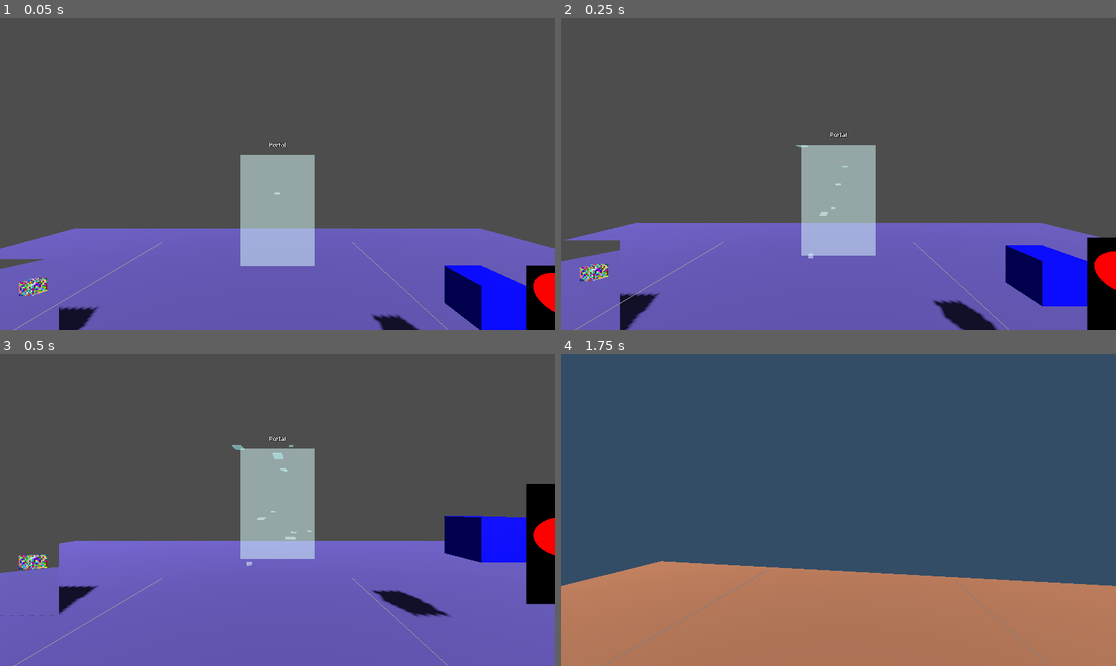
Above: before the commit, frames 1-4 (two rows, left to right).
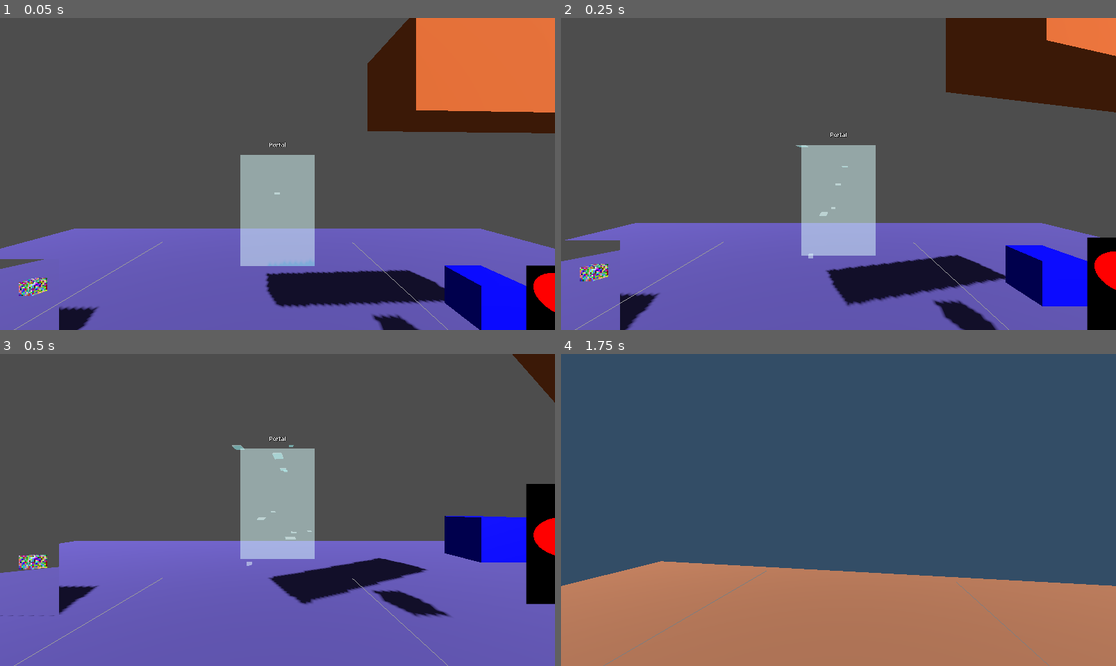
Above: after the commit, the same moments.

Repository: jvastola/GodotPhysicsRig
Game: Godot game, scene res://MainScene.tscn
The game is run twice, just before and just after one commit, with the same random seed, the same clock (stepped at 60 frames per second) and the same inputs.
Inputs (mouse positions are in pixels of both pictures, inside the frame that each line leads up to):
- Up to frame 1 (0.05 s): no input
- Up to frame 2 (0.25 s): no input
- Up to frame 3 (0.5 s): no input
- Up to frame 4 (1.75 s): move the mouse to (866, 510) at 0.52 s; hold Shift (sprint) 0.53-1.28 s; hold W (move_forward) from 0.53 s (still down); click (866, 510) at 0.67 s; tap Space (jump) at 0.77, 1.52 s; move the mouse to (810, 510) at 1.27 s; tap Shift (sprint) at 1.35 s

The runs differ from the first frame. In frame 1, 15% of the frame differs, in the area x 47-100%, y 0-93%; in frame 2, 11%; in frame 3, 2.6%; in frame 4, nothing differs.

Commit message:
Add RotatingObject scene and script for dynamic interaction in the game

Diff:
--- a/MainScene.tscn
+++ b/MainScene.tscn
@@ -8,6 +8,7 @@
 [ext_resource type="Shader" uid="uid://chjyjc8300le1" path="res://red_sphere_layered.gdshader" id="6_red_shader"]
 [ext_resource type="PackedScene" path="res://grabbables/GrappleHook.tscn" id="7_grapple"]
 [ext_resource type="Script" uid="uid://cwl3p0dbrbmgl" path="res://viewport_mirror.gd" id="8_viewport_mirror"]
+[ext_resource type="PackedScene" uid="uid://bhun80s4vlhet" path="res://RotatingObject.tscn" id="9_rotating"]
 
 [sub_resource type="Environment" id="Environment_main"]
 
@@ -107,3 +108,6 @@
 
 [node name="GrappleHook" parent="." instance=ExtResource("7_grapple")]
 transform = Transform3D(1, 0, 0, 0, 1, 0, 0, 0, 1, 0, 0.406114, -0.259245)
+
+[node name="RotatingObject" parent="." instance=ExtResource("9_rotating")]
+transform = Transform3D(5.28053, 0, 0, 0, 1, 0, 0, 0, 1, 3, 3.34535, -2)
--- /dev/null
+++ b/RotatingObject.tscn
@@ -0,0 +1,22 @@
+[gd_scene load_steps=5 format=3 uid="uid://bhun80s4vlhet"]
+
+[ext_resource type="Script" uid="uid://rb0usqj5fuiq" path="res://rotating_object.gd" id="1_rot_script"]
+
+[sub_resource type="BoxShape3D" id="BoxShape_rot"]
+size = Vector3(0.75, 0.75, 0.75)
+
+[sub_resource type="StandardMaterial3D" id="StandardMaterial3D_rot"]
+albedo_color = Color(0.8, 0.4, 0.2, 1)
+
+[sub_resource type="BoxMesh" id="BoxMesh_rot"]
+size = Vector3(0.75, 0.75, 0.75)
+
+[node name="RotatingObject" type="StaticBody3D"]
+script = ExtResource("1_rot_script")
+
+[node name="CollisionShape3D" type="CollisionShape3D" parent="."]
+shape = SubResource("BoxShape_rot")
+
+[node name="MeshInstance3D" type="MeshInstance3D" parent="."]
+material_override = SubResource("StandardMaterial3D_rot")
+mesh = SubResource("BoxMesh_rot")
--- /dev/null
+++ b/rotating_object.gd
@@ -0,0 +1,11 @@
+extends StaticBody3D
+
+@export var rotation_speed: float = 1.0 # radians per second
+
+func _ready() -> void:
+	# Ensure this object is on the same physics layer the grapple raycast checks
+	collision_layer = 1
+
+func _physics_process(delta: float) -> void:
+	# Rotate around the Y axis so it stays capturable by grapples and to show movement
+	rotate_y(rotation_speed * delta)
Not shown: 1 places in MainScene.tscn that only renumber resources
Not shown, added: rotating_object.gd.uid
